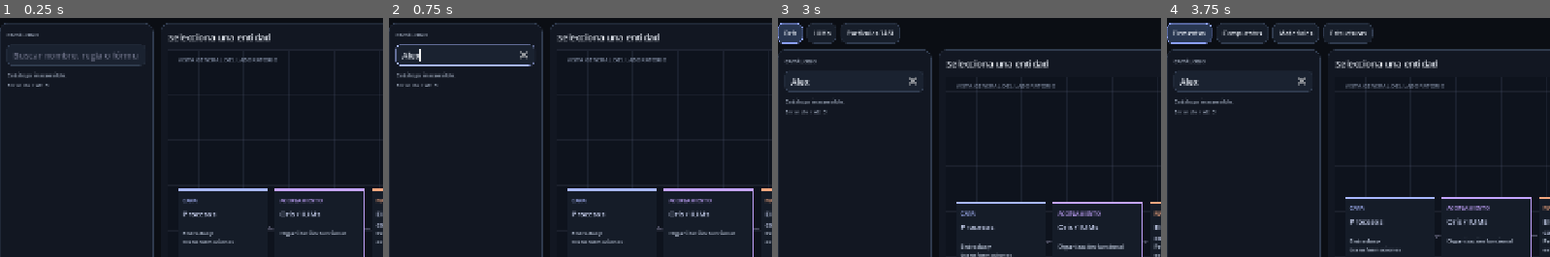
Above: before the commit, frames 1-4 (left to right).
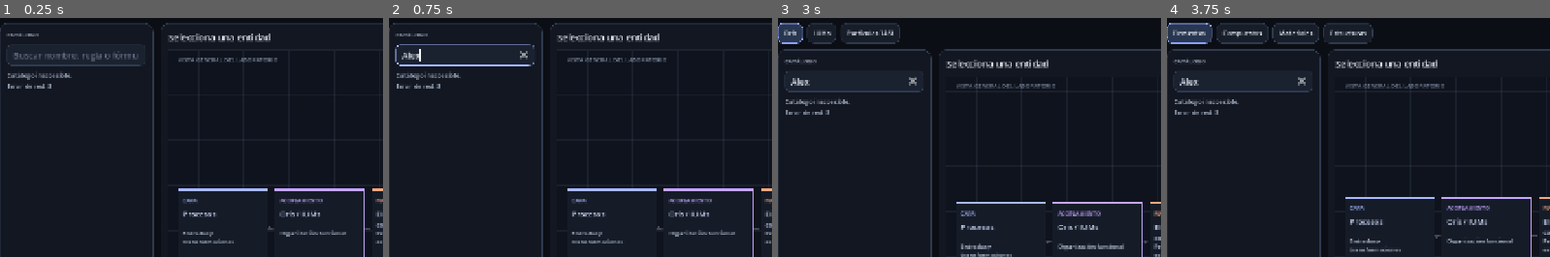
Above: after the commit, the same moments.

Repository: Franilover/Simulator
Game: Godot game, scene res://scenes/main.tscn
The game is run twice, just before and just after one commit, with the same random seed, the same clock (stepped at 60 frames per second) and the same inputs.
Inputs (mouse positions are % of the whole screen's width and height, from its top left):
- Up to frame 1 (0.25 s): no input
- Up to frame 2 (0.75 s): click (11, 21) at 0.52 s; type "Alex" at 0.6 s
- Up to frame 3 (3 s): click "↻ Actualizar" at 1.25 s; click "Procesos" at 2 s; click "Oris / IUM" at 2.75 s
- Up to frame 4 (3.75 s): click "Materia" at 3.5 s
The pictures show only the part of the screen within x 1-51%, y 13-63%; the shares and areas given below are measured in that part.

The runs differ from the first frame. In frame 1, 0.3% of the frame differs, in the area x 2-19%, y 22-30%; in frame 2, 0.3%; in frame 3, 0.3%; in frame 4, 0.3%.

Commit message:
Redesign catalog rows as readable hierarchical selection cards

Diff:
--- a/scripts/simulator.gd
+++ b/scripts/simulator.gd
@@ -612,10 +612,40 @@
 		var ident := str(item.get("id", ""))
 		var active := not selected.is_empty() and str(selected.get("id", "")) == ident
 		var included := selected_ids.has(ident)
-		var row := _button(("✓  " if included else "") + name + "\n" + _item_subtitle(item), Callable(self, "_on_item_pressed").bind(item), active)
-		row.custom_minimum_size = Vector2(0, 58)
+		var row := _button("", Callable(self, "_on_item_pressed").bind(item), active)
+		row.custom_minimum_size = Vector2(0, 72)
 		row.size_flags_horizontal = Control.SIZE_EXPAND_FILL
 		row.alignment = HORIZONTAL_ALIGNMENT_LEFT
+		var row_margin := MarginContainer.new()
+		row_margin.set_anchors_and_offsets_preset(Control.PRESET_FULL_RECT)
+		row_margin.add_theme_constant_override("margin_left", 12)
+		row_margin.add_theme_constant_override("margin_right", 12)
+		row_margin.add_theme_constant_override("margin_top", 8)
+		row_margin.add_theme_constant_override("margin_bottom", 8)
+		row_margin.mouse_filter = Control.MOUSE_FILTER_IGNORE
+		row.add_child(row_margin)
+		var row_content := VBoxContainer.new()
+		row_content.add_theme_constant_override("separation", 4)
+		row_content.mouse_filter = Control.MOUSE_FILTER_IGNORE
+		row_margin.add_child(row_content)
+		var title_row := HBoxContainer.new()
+		title_row.add_theme_constant_override("separation", 6)
+		title_row.mouse_filter = Control.MOUSE_FILTER_IGNORE
+		row_content.add_child(title_row)
+		var title_label := _label(name, 13, TEXT_COLOR if active else Color("#e0e7f2"))
+		title_label.size_flags_horizontal = Control.SIZE_EXPAND_FILL
+		title_label.text_overrun_behavior = TextServer.OVERRUN_TRIM_ELLIPSIS
+		title_label.mouse_filter = Control.MOUSE_FILTER_IGNORE
+		title_row.add_child(title_label)
+		if included or active:
+			var badge_text := "EN SELECCIÓN" if included else "ACTIVO"
+			var badge := _label(badge_text, 10, TEAL if included else ACCENT)
+			badge.mouse_filter = Control.MOUSE_FILTER_IGNORE
+			title_row.add_child(badge)
+		var subtitle := _label(_item_subtitle(item), 11, MUTED)
+		subtitle.text_overrun_behavior = TextServer.OVERRUN_TRIM_ELLIPSIS
+		subtitle.mouse_filter = Control.MOUSE_FILTER_IGNORE
+		row_content.add_child(subtitle)
 		catalog_list.add_child(row)
 	if count == 0:
 		var message := "Consultando Supabase…"
@@ -626,7 +656,7 @@
 				message = "Supabase no devolvió filas visibles. El catálogo puede estar vacío o la RLS puede limitar su lectura."
 			else:
 				message = "No hay resultados para este filtro."
-		var empty := _label(message, 11, MUTED)
+		var empty := _label(message, 12, MUTED)
 		empty.autowrap_mode = TextServer.AUTOWRAP_WORD_SMART
 		catalog_list.add_child(empty)
 	_refresh_actions()
